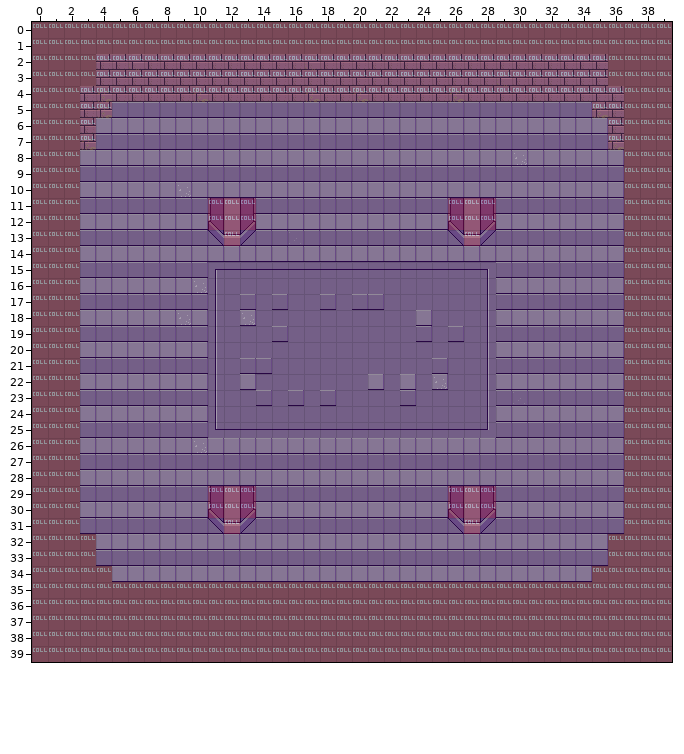
One commit to this Tiled map: src/resources/boss2.tmx. Above is the file before it was changed.
Cells are 16x16 px. Shown: x 0..39, y 0..39.
After:
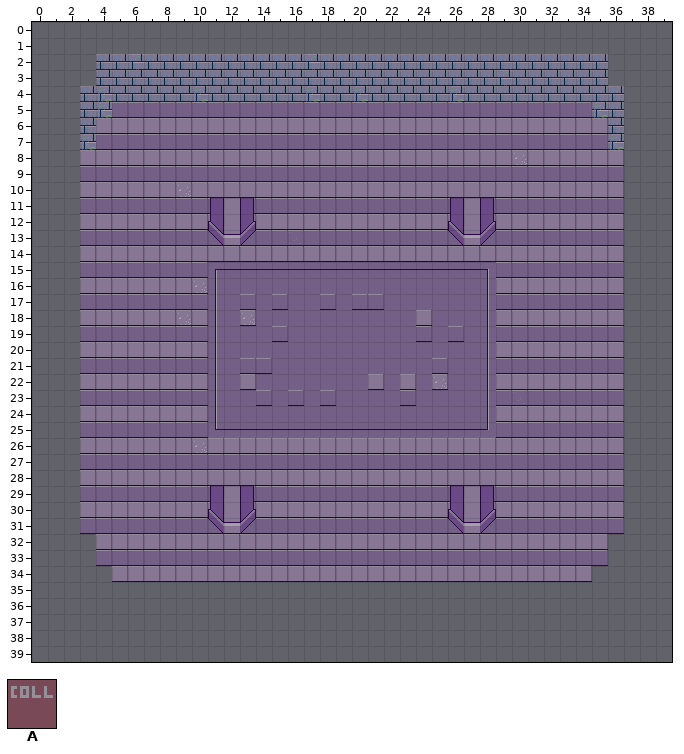
Key: from "background_tiles": A 64.
_ is an empty cell, . an unchanged one.
See-through tiles are keyed as they look on the map.
Edits made:
--- layer "collision" (now hidden)
@@ x 0..39 @@
- 0 AAAAAAAAAAAAAAAAAAAAAAAAAAAAAAAAAAAAAAAA
- 1 AAAAAAAAAAAAAAAAAAAAAAAAAAAAAAAAAAAAAAAA
- 2 AAAAAAAAAAAAAAAAAAAAAAAAAAAAAAAAAAAAAAAA
- 3 AAAAAAAAAAAAAAAAAAAAAAAAAAAAAAAAAAAAAAAA
- 4 AAAAAAAAAAAAAAAAAAAAAAAAAAAAAAAAAAAAAAAA
- 5 AAAAA..............................AAAAA
- 6 AAAA................................AAAA
- 7 AAAA................................AAAA
- 8 AAA..................................AAA
- 9 AAA..................................AAA
-10 AAA..................................AAA
-11 AAA........AAA............AAA........AAA
-12 AAA........AAA............AAA........AAA
-13 AAA.........A..............A.........AAA
-14 AAA..................................AAA
-15 AAA..................................AAA
-16 AAA..................................AAA
-17 AAA..................................AAA
-18 AAA..................................AAA
-19 AAA..................................AAA
-20 AAA..................................AAA
-21 AAA..................................AAA
-22 AAA..................................AAA
-23 AAA..................................AAA
-24 AAA..................................AAA
-25 AAA..................................AAA
-26 AAA..................................AAA
-27 AAA..................................AAA
-28 AAA..................................AAA
-29 AAA........AAA............AAA........AAA
-30 AAA........AAA............AAA........AAA
-31 AAA.........A..............A.........AAA
-32 AAAA................................AAAA
-33 AAAA................................AAAA
-34 AAAAA..............................AAAAA
-35 AAAAAAAAAAAAAAAAAAAAAAAAAAAAAAAAAAAAAAAA
-36 AAAAAAAAAAAAAAAAAAAAAAAAAAAAAAAAAAAAAAAA
-37 AAAAAAAAAAAAAAAAAAAAAAAAAAAAAAAAAAAAAAAA
-38 AAAAAAAAAAAAAAAAAAAAAAAAAAAAAAAAAAAAAAAA
-39 AAAAAAAAAAAAAAAAAAAAAAAAAAAAAAAAAAAAAAAA
+ 0 ________________________________________
+ 1 ________________________________________
+ 2 ________________________________________
+ 3 ________________________________________
+ 4 ________________________________________
+ 5 _____.............................._____
+ 6 ____................................____
+ 7 ____................................____
+ 8 ___..................................___
+ 9 ___..................................___
+10 ___..................................___
+11 ___........___............___........___
+12 ___........___............___........___
+13 ___........._.............._.........___
+14 ___..................................___
+15 ___..................................___
+16 ___..................................___
+17 ___..................................___
+18 ___..................................___
+19 ___..................................___
+20 ___..................................___
+21 ___..................................___
+22 ___..................................___
+23 ___..................................___
+24 ___..................................___
+25 ___..................................___
+26 ___..................................___
+27 ___..................................___
+28 ___..................................___
+29 ___........___............___........___
+30 ___........___............___........___
+31 ___........._.............._.........___
+32 ____................................____
+33 ____................................____
+34 _____.............................._____
+35 ________________________________________
+36 ________________________________________
+37 ________________________________________
+38 ________________________________________
+39 ________________________________________
Pixel boxes of the changes (left, top, right, bottom) in both pictures:
removed: (32, 22, 672, 662)
